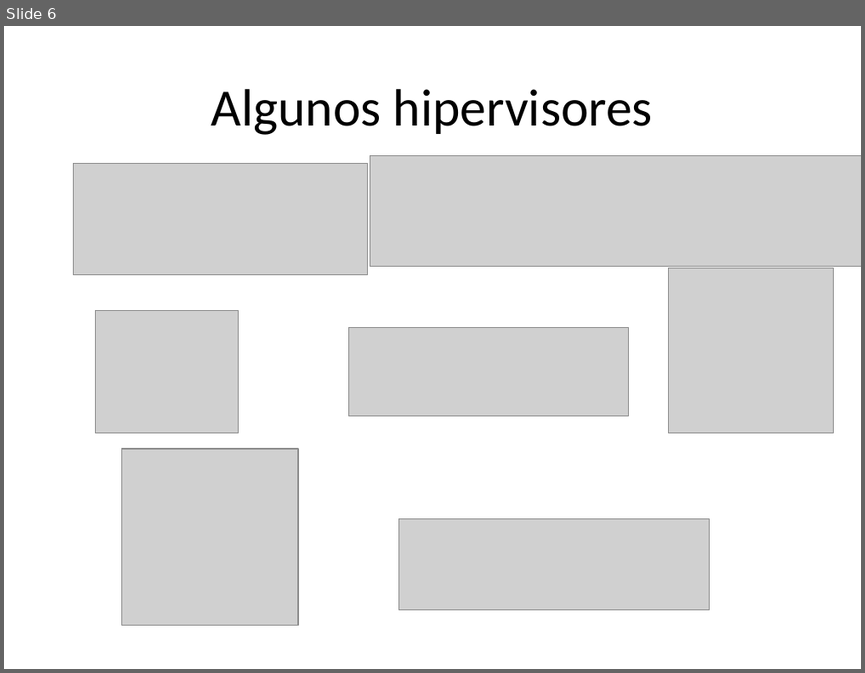
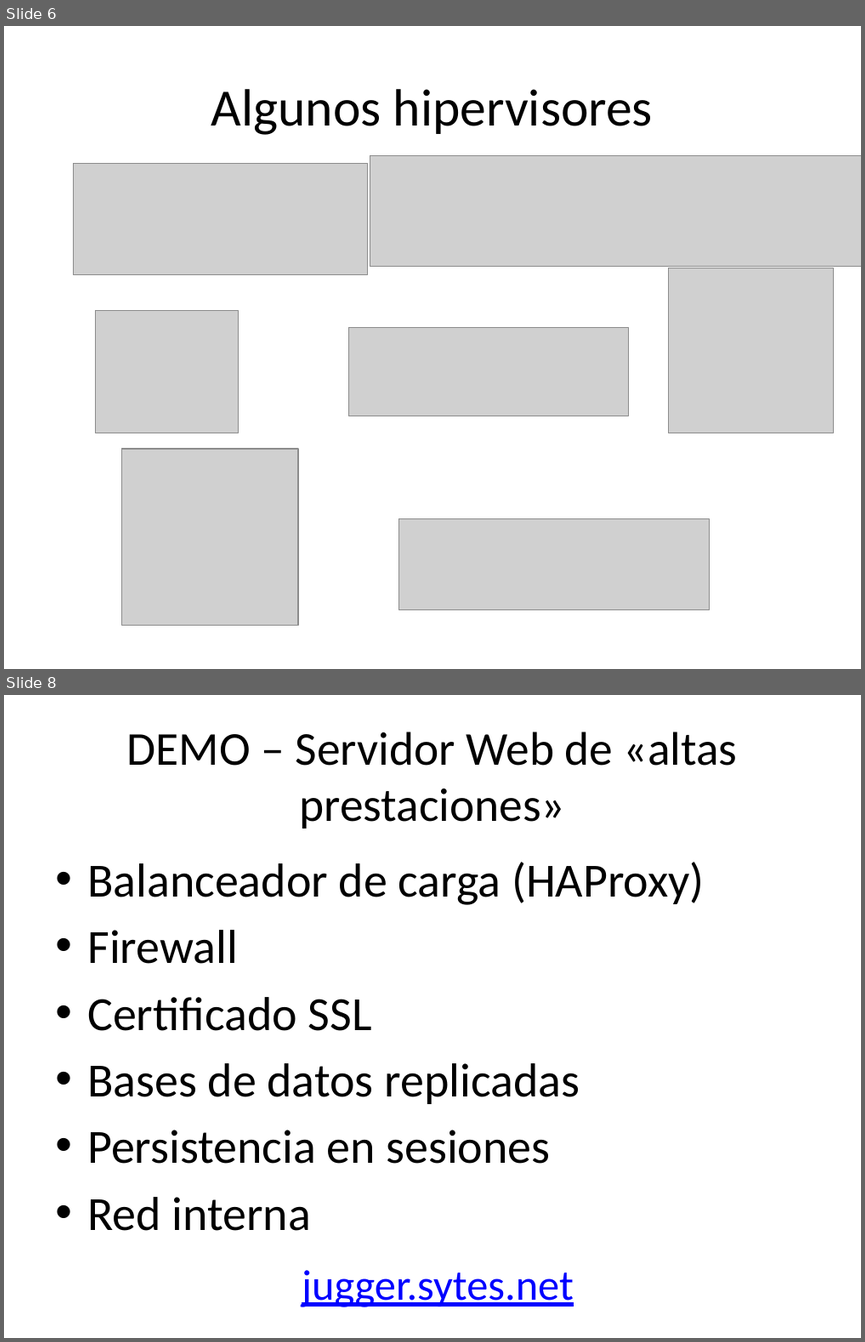
Before and after one commit to harvestcore/SWAP, a slide deck: trabajo/ppt/Servidores web de altas prestaciones en entornos virtualizados.pptx. Shown one above the other, each under a label of ours: slide 6 before the commit, slides 6 and 8 after it; the slides between them are not shown. The pictures are 865x673 and 865x1342 pixels, drawn with LibreOffice and Linux fonts; fonts in the diff are those of the drawing; grey boxes stand for pictures; background and template pictures are left out. Boxes give left, top, right and bottom in pixels: in the first picture for what was removed or moved away, otherwise in the second. Text is boxed around its words. In the diff, an @@ line names an element or a change of style, - is before the commit and + after.

```diff
--- a/trabajo/ppt/Servidores web de altas prestaciones en entornos virtualizados.pptx
+++ b/trabajo/ppt/Servidores web de altas prestaciones en entornos virtualizados.pptx
@@ slide 8 added at box(4, 695, 861, 1338), background picture (left out) @@
@@ title added at box(127, 732, 738, 828), 39.6 pt, text #000000 @@
+DEMO – Servidor Web de «altas prestaciones»
@@ text added at box(87, 862, 704, 1231), 40 pt, text #000000 @@
+• Balanceador de carga (HAProxy)
+• Firewall
+• Certificado SSL
+• Bases de datos replicadas
+• Persistencia en sesiones
+• Red interna
@@ text added at box(302, 1270, 574, 1307), 36 pt, text #0000FF, underline @@
+jugger.sytes.net
```
Also in this commit, not shown: 11 other slides added, 7 slides removed, 4 other files.
